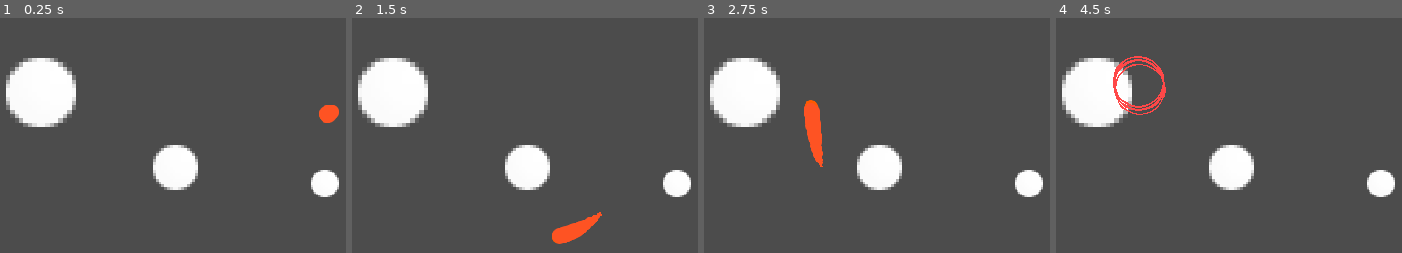
Above: before the commit, frames 1-4 (left to right).
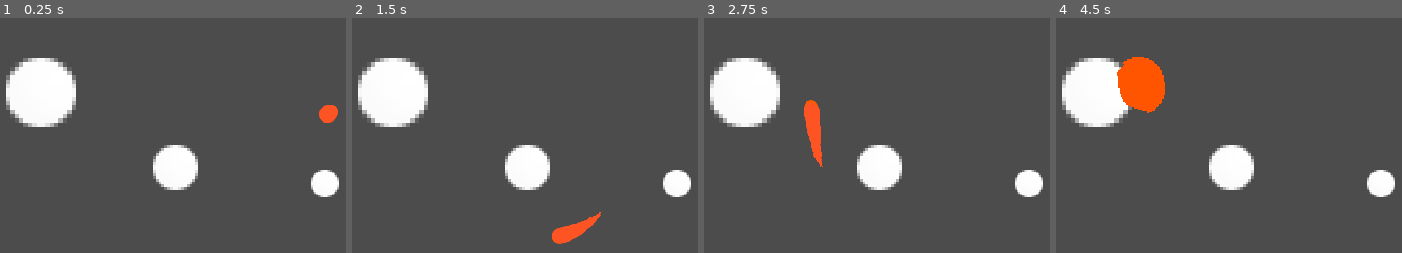
Above: after the commit, the same moments.

Repository: RichoM/Purple-vs-Yellow
Game: Godot game, scene res://projectile_test.tscn
The game is run twice, just before and just after one commit, with the same random seed, the same clock (stepped at 60 frames per second) and the same inputs. This scene is started directly instead of the project's main scene.
Inputs (mouse positions are in pixels of both pictures, inside the frame that each line leads up to):
- Up to frame 1 (0.25 s): no input
- Up to frame 2 (1.5 s): move the mouse to (642, 203) at 0.52 s; hold D (p0_right) from 0.53 s (still down); tap S (p0_action) at 0.6 s; tap W (p0_up) at 0.77 s; move the mouse to (outside the picture) at 1.27 s; tap Down (p1_action) at 1.35 s
- Up to frame 3 (2.75 s): tap W (p0_up) at 1.52 s; move the mouse to (793, 39) at 2.02 s; release D (p0_right) at 2.03 s; hold A (p0_left) from 2.03 s (still down); tap S (p0_action) at 2.1 s
- Up to frame 4 (4.5 s): move the mouse to (outside the picture) at 2.77 s; tap Down (p1_action) at 2.85, 4.35 s; tap W (p0_up) at 3.02, 3.77 s; move the mouse to (outside the picture) at 3.52 s; tap S (p0_action) at 3.6 s; move the mouse to (outside the picture) at 4.27 s; release A (p0_left) at 4.28 s; hold D (p0_right) from 4.28 s (still down)

The runs differ from the first frame. In frame 1, less than 0.1% of the frame differs, in the area x 92-98%, y 37-44%; in frame 2, 0.1%; in frame 3, 0.1%; in frame 4, 2.9%, in the area x 16-32%, y 16-42%.

Commit message:
Added a cool explosion animation

Diff:
--- a/Projectile.gd
+++ b/Projectile.gd
@@ -40,13 +40,15 @@
 	get_parent().remove_child(self)
 
 func show_damage():
-	var line = explosion_range.get_node("line")
-	if line:
-		var origin = line.global_transform.origin
-		line.get_parent().remove_child(line)
-		get_tree().get_root().add_child(line)
-		line.visible = true
-		line.global_transform.origin = origin
-		line.get_node("sfx").play()
+	var explosion = explosion_range.get_node("explosion")
+	if explosion:
+		var origin = explosion.global_transform.origin
+		explosion.get_parent().remove_child(explosion)
+		get_tree().get_root().add_child(explosion)
+		explosion.visible = true
+		explosion.global_transform.origin = origin
+		explosion.get_node("sfx").play()
+		var sprite = explosion.get_node("sprite")
+		sprite.play(sprite.animation)
 		yield(get_tree().create_timer(1.0), "timeout")
-		line.get_parent().remove_child(line)
+		explosion.get_parent().remove_child(explosion)
--- a/Projectile.tscn
+++ b/Projectile.tscn
@@ -1,8 +1,10 @@
-[gd_scene load_steps=8 format=2]
+[gd_scene load_steps=20 format=2]
 
 [ext_resource path="res://bullet.png" type="Texture" id=1]
 [ext_resource path="res://Projectile.gd" type="Script" id=2]
 [ext_resource path="res://sfx/explosions/explodemini.wav" type="AudioStream" id=3]
+[ext_resource path="res://explosion.gd" type="Script" id=4]
+[ext_resource path="res://explosion.png" type="Texture" id=5]
 
 [sub_resource type="CircleShape2D" id=1]
 radius = 487.0
@@ -12,8 +14,52 @@
 [sub_resource type="CircleShape2D" id=3]
 radius = 31.8115
 
-[sub_resource type="Curve" id=4]
-_data = [ Vector2( 0, 1 ), 0.0, 0.0375875, 0, 0, Vector2( 1, 0 ), -2.26169, 0.0, 0, 0 ]
+[sub_resource type="AtlasTexture" id=4]
+atlas = ExtResource( 5 )
+region = Rect2( 0, 0, 32, 32 )
+
+[sub_resource type="AtlasTexture" id=5]
+atlas = ExtResource( 5 )
+region = Rect2( 32, 0, 32, 32 )
+
+[sub_resource type="AtlasTexture" id=6]
+atlas = ExtResource( 5 )
+region = Rect2( 64, 0, 32, 32 )
+
+[sub_resource type="AtlasTexture" id=7]
+atlas = ExtResource( 5 )
+region = Rect2( 0, 32, 32, 32 )
+
+[sub_resource type="AtlasTexture" id=8]
+atlas = ExtResource( 5 )
+region = Rect2( 32, 32, 32, 32 )
+
+[sub_resource type="AtlasTexture" id=9]
+atlas = ExtResource( 5 )
+region = Rect2( 64, 32, 32, 32 )
+
+[sub_resource type="AtlasTexture" id=10]
+atlas = ExtResource( 5 )
+region = Rect2( 0, 64, 32, 32 )
+
+[sub_resource type="AtlasTexture" id=11]
+atlas = ExtResource( 5 )
+region = Rect2( 32, 64, 32, 32 )
+
+[sub_resource type="AtlasTexture" id=12]
+atlas = ExtResource( 5 )
+region = Rect2( 64, 64, 32, 32 )
+
+[sub_resource type="SpriteFrames" id=13]
+animations = [ {
+"frames": [ SubResource( 4 ), SubResource( 5 ), SubResource( 6 ), SubResource( 7 ), SubResource( 8 ), SubResource( 9 ), SubResource( 10 ), SubResource( 11 ), SubResource( 12 ) ],
+"loop": false,
+"name": "default",
+"speed": 30.0
+} ]
+
+[sub_resource type="Curve" id=14]
+_data = [ Vector2( 0, 1 ), 0.0, -0.255595, 0, 0, Vector2( 1, 0 ), -1.55061, 0.0, 0, 0 ]
 
 [node name="Projectile" type="Node2D"]
 script = ExtResource( 2 )
@@ -49,16 +95,18 @@
 [node name="shape" type="CollisionShape2D" parent="explosion_range"]
 shape = SubResource( 3 )
 
-[node name="line" type="Line2D" parent="explosion_range"]
+[node name="explosion" type="Node2D" parent="explosion_range"]
 visible = false
-points = PoolVector2Array( -0.0879517, -32.3162, 8.57263, -30.7795, 16.0339, -27.4386, 22.3816, -22.65, 27.3929, -16.3024, 30.8451, -7.95019, 31.6246, -0.0434647, 30.8451, 7.64053, 27.727, 14.545, 22.6043, 22.4517, 15.132, 27.9738, 8.17095, 30.8054, 0.148018, 31.9853, -8.34686, 30.8054, -16.0158, 27.1479, -23.2129, 22.3106, -27.5783, 15.8214, -30.4099, 7.20858, -32.0617, -0.578382, -30.9998, -9.30922, -27.9322, -17.0962, -22.7409, -22.8774, -15.5439, -28.3047, -8.81879, -31.3723, -1.85771, -32.0802, 1.91779, -32.1982 )
-width = 2.0
-default_color = Color( 1, 0.282353, 0.282353, 1 )
 
-[node name="sfx" type="AudioStreamPlayer" parent="explosion_range/line"]
+[node name="sfx" type="AudioStreamPlayer" parent="explosion_range/explosion"]
 stream = ExtResource( 3 )
 
-[node name="CPUParticles2D" type="CPUParticles2D" parent="."]
+[node name="sprite" type="AnimatedSprite" parent="explosion_range/explosion"]
+scale = Vector2( 2, 2 )
+frames = SubResource( 13 )
+script = ExtResource( 4 )
+
+[node name="trail" type="CPUParticles2D" parent="."]
 modulate = Color( 1, 0.32549, 0.137255, 1 )
 position = Vector2( -0.132431, 0.264866 )
 amount = 25
@@ -71,7 +119,7 @@
 gravity = Vector2( 0, 0 )
 initial_velocity = 3.0
 scale_amount = 1.15
-scale_amount_curve = SubResource( 4 )
+scale_amount_curve = SubResource( 14 )
 
 [connection signal="body_entered" from="gravity_range" to="." method="_on_range_body_entered"]
 [connection signal="body_exited" from="gravity_range" to="." method="_on_range_body_exited"]
--- /dev/null
+++ b/explosion.gd
@@ -0,0 +1,7 @@
+extends AnimatedSprite
+
+func _ready():
+	self.connect("animation_finished", self, "hide")
+
+func _process(delta):
+	rotate(delta * 15)
--- /dev/null
+++ b/planets/test.tscn
@@ -0,0 +1,91 @@
+[gd_scene load_steps=13 format=2]
+
+[ext_resource path="res://explosion.png" type="Texture" id=2]
+
+[sub_resource type="AtlasTexture" id=10]
+atlas = ExtResource( 2 )
+region = Rect2( 0, 0, 32, 32 )
+
+[sub_resource type="AtlasTexture" id=11]
+atlas = ExtResource( 2 )
+region = Rect2( 32, 0, 32, 32 )
+
+[sub_resource type="AtlasTexture" id=12]
+atlas = ExtResource( 2 )
+region = Rect2( 64, 0, 32, 32 )
+
+[sub_resource type="AtlasTexture" id=4]
+atlas = ExtResource( 2 )
+region = Rect2( 0, 32, 32, 32 )
+
+[sub_resource type="AtlasTexture" id=5]
+atlas = ExtResource( 2 )
+region = Rect2( 32, 32, 32, 32 )
+
+[sub_resource type="AtlasTexture" id=6]
+atlas = ExtResource( 2 )
+region = Rect2( 64, 32, 32, 32 )
+
+[sub_resource type="AtlasTexture" id=7]
+atlas = ExtResource( 2 )
+region = Rect2( 0, 64, 32, 32 )
+
+[sub_resource type="AtlasTexture" id=8]
+atlas = ExtResource( 2 )
+region = Rect2( 32, 64, 32, 32 )
+
+[sub_resource type="AtlasTexture" id=9]
+atlas = ExtResource( 2 )
+region = Rect2( 64, 64, 32, 32 )
+
+[sub_resource type="SpriteFrames" id=13]
+animations = [ {
+"frames": [ SubResource( 10 ), SubResource( 11 ), SubResource( 12 ), SubResource( 4 ), SubResource( 5 ), SubResource( 6 ), SubResource( 7 ), SubResource( 8 ), SubResource( 9 ) ],
+"loop": false,
+"name": "default",
+"speed": 30.0
+} ]
+
+[sub_resource type="GDScript" id=14]
+script/source = "extends AnimatedSprite
+
+func _process(delta):
+	rotate(delta * 15)
+
+
+func _on_Button_pressed():
+	self.visible = true
+	self.frame = 0
+	self.play()
+
+
+func _on_AnimatedSprite_animation_finished():
+	self.visible = false
+"
+
+[node name="Node2D" type="Node2D"]
+
+[node name="explosion" type="AnimatedSprite" parent="."]
+visible = false
+position = Vector2( 502.467, 286.869 )
+scale = Vector2( 3, 3 )
+frames = SubResource( 13 )
+frame = 2
+script = SubResource( 14 )
+
+[node name="Node2D" type="Node2D" parent="."]
+position = Vector2( 204.907, 112.253 )
+scale = Vector2( 2.04, 2.04 )
+
+[node name="Button" type="Button" parent="Node2D"]
+margin_left = 2.37573
+margin_top = 2.8299
+margin_right = 39.3757
+margin_bottom = 22.8299
+text = "GO!"
+__meta__ = {
+"_edit_use_anchors_": false
+}
+
+[connection signal="animation_finished" from="explosion" to="explosion" method="_on_AnimatedSprite_animation_finished"]
+[connection signal="pressed" from="Node2D/Button" to="explosion" method="_on_Button_pressed"]
Binary file added: explosion.png
Not shown, added: explosion.png.import
Not shown: 14 places in menu.tscn that only renumber resources
